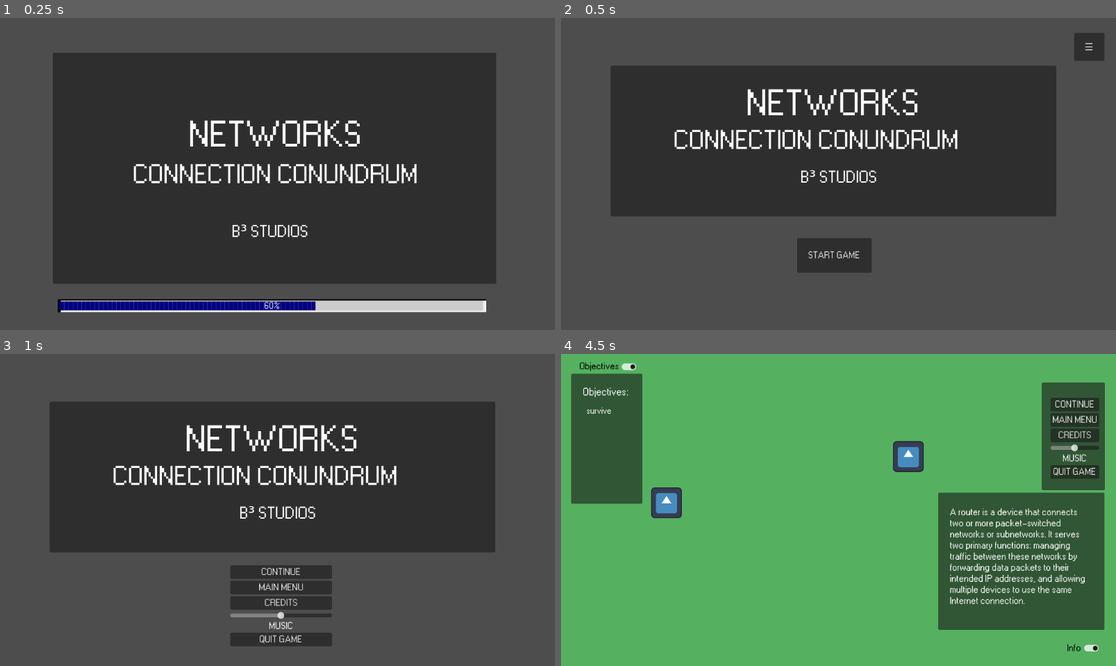
Above: before the commit, frames 1-4 (two rows, left to right).
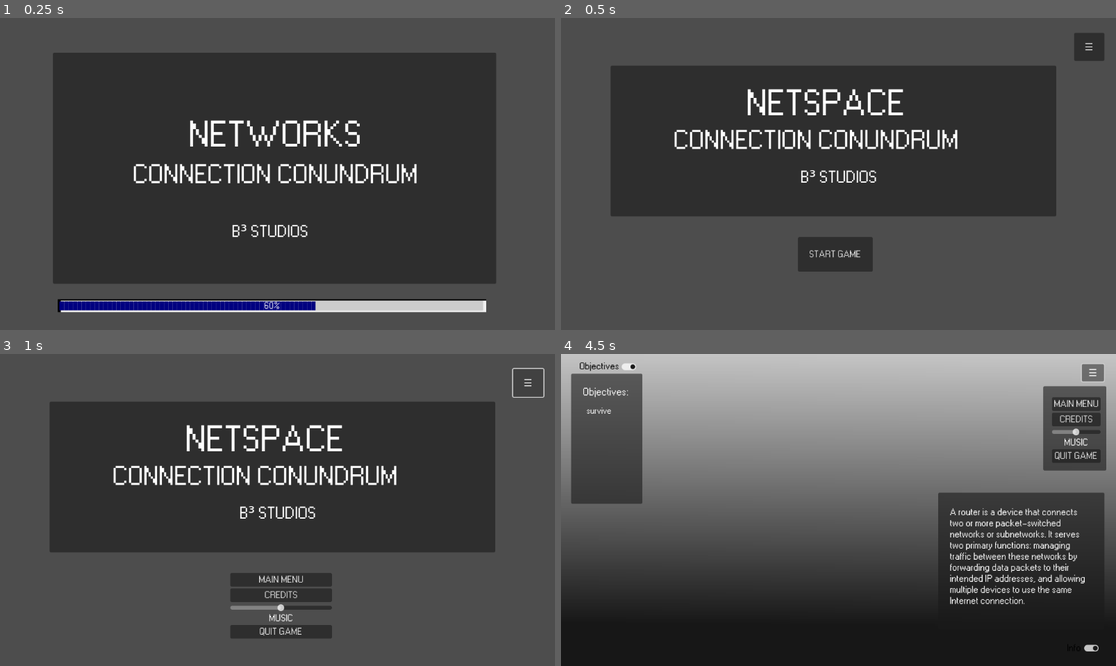
Above: after the commit, the same moments.

Repository: BcubeStudios/Netspace-Game
Game: Godot game, scene res://screens/opening.tscn
Two runs of this game, one before a commit and one after it. Both use one fixed random seed, a clock stepped at 60 frames per second and the inputs below. The engine's default icon, where the game draws it, is replaced by a stand-in: a white triangle on a blue panel in a dark square.
Inputs (mouse positions are in pixels of both pictures, inside the frame that each line leads up to):
- Up to frame 1 (0.25 s): no input
- Up to frame 2 (0.5 s): no input
- Up to frame 3 (1 s): click "☰" at 0.5 s
- Up to frame 4 (4.5 s): click "MAIN MENU" at 1.25 s; click "START GAME" at 2 s; tap Enter at 2.75 s; move the mouse to (960, 494) at 2.77 s; click (960, 494) at 2.92 s; tap Space at 3.5 s; move the mouse to (727, 525) at 3.52 s; click (727, 525) at 3.67 s; click "☰" at 4.25 s

Frame 1 is identical in both runs. In frame 2, 1.1% of the frame differs, in the area x 42-65%, y 22-82%; in frame 3, 3.4%; in frame 4, 96%, in the area x 0-100%, y 0-100%.

Commit message:
simple alterations

Diff:
--- a/GodotWorkspace/screens/demo_level.tscn
+++ b/GodotWorkspace/screens/demo_level.tscn
@@ -7,6 +7,14 @@
 [ext_resource type="AudioStream" uid="uid://bar8iv8kegwxm" path="res://music/Free Game Soundtrack by chiphead64 - (hurry up).ogg" id="3_ruto6"]
 
 [sub_resource type="StyleBoxFlat" id="StyleBoxFlat_yw0v8"]
+
+[sub_resource type="Gradient" id="Gradient_0q1oc"]
+colors = PackedColorArray(0, 0, 0, 0.705882, 1, 1, 1, 0.705882)
+
+[sub_resource type="GradientTexture2D" id="GradientTexture2D_setfy"]
+gradient = SubResource("Gradient_0q1oc")
+fill_from = Vector2(0.53211, 0.830275)
+fill_to = Vector2(0.541284, 0)
 
 [node name="demo_level" type="Node2D"]
 script = ExtResource("1_j08t0")
@@ -24,6 +32,12 @@
 stream = ExtResource("3_ruto6")
 autoplay = true
 
+[node name="overlay" type="Sprite2D" parent="."]
+visible = false
+position = Vector2(568, 334.5)
+scale = Vector2(18.875, 11.1094)
+texture = SubResource("GradientTexture2D_setfy")
+
 [node name="HUD" type="Control" parent="."]
 layout_mode = 3
 anchors_preset = 0
@@ -40,12 +54,11 @@
 text = "☰"
 
 [node name="settingPanel" type="Panel" parent="HUD"]
-visible = false
 layout_mode = 0
-offset_left = 998.0
-offset_top = 59.0
-offset_right = 1129.0
-offset_bottom = 283.0
+offset_left = 1001.0
+offset_top = 67.0
+offset_right = 1132.0
+offset_bottom = 242.0
 
 [node name="SettingsMenu" parent="HUD/settingPanel" instance=ExtResource("2_1ps50")]
 layout_mode = 1
--- a/GodotWorkspace/screens/settings_menu.tscn
+++ b/GodotWorkspace/screens/settings_menu.tscn
@@ -34,12 +34,6 @@
 layout_mode = 2
 size_flags_vertical = 4
 
-[node name="ContinueButton" type="Button" parent="MarginContainer/VBoxContainer"]
-layout_mode = 2
-theme = ExtResource("2_n5gra")
-theme_override_font_sizes/font_size = 20
-text = "CONTINUE"
-
 [node name="MainMenuButton" type="Button" parent="MarginContainer/VBoxContainer"]
 layout_mode = 2
 theme = ExtResource("2_n5gra")
@@ -71,7 +65,6 @@
 theme_override_font_sizes/font_size = 20
 text = "QUIT GAME"
 
-[connection signal="pressed" from="MarginContainer/VBoxContainer/ContinueButton" to="." method="_on_continue_button_pressed"]
 [connection signal="pressed" from="MarginContainer/VBoxContainer/MainMenuButton" to="." method="_on_exit_button_pressed"]
 [connection signal="pressed" from="MarginContainer/VBoxContainer/CreditsButton" to="." method="_on_credits_button_pressed"]
 [connection signal="value_changed" from="MarginContainer/VBoxContainer/MusicSlider" to="." method="_on_music_slider_value_changed"]
--- a/GodotWorkspace/screens/title_screen.tscn
+++ b/GodotWorkspace/screens/title_screen.tscn
@@ -71,7 +71,7 @@
 offset_bottom = 142.0
 theme = ExtResource("2_a67m6")
 theme_override_font_sizes/font_size = 75
-text = "NETWORKS
+text = "NETSPACE
 "
 
 [node name="subtitleLabel" type="Label" parent="mainPanel"]
@@ -124,27 +124,27 @@
 anchor_top = 0.5
 anchor_right = 0.5
 anchor_bottom = 0.5
-offset_left = -87.5
-offset_top = 131.0
-offset_right = 67.5
-offset_bottom = 203.0
+offset_left = -85.5
+offset_top = 129.0
+offset_right = 69.5
+offset_bottom = 201.0
 grow_horizontal = 2
 grow_vertical = 2
 theme = ExtResource("2_a67m6")
 text = "START GAME"
 icon_alignment = 1
 
-[node name="SettingsButton" type="Button" parent="NormalMenu"]
+[node name="SettingsButton" type="Button" parent="."]
 layout_mode = 1
 anchors_preset = -1
 anchor_left = 0.5
 anchor_top = 0.608
 anchor_right = 0.5
 anchor_bottom = 0.608
-offset_left = 487.5
-offset_top = -364.768
-offset_right = 550.5
-offset_bottom = -306.768
+offset_left = 489.0
+offset_top = -362.984
+offset_right = 552.0
+offset_bottom = -304.984
 grow_horizontal = 2
 grow_vertical = 0
 theme = ExtResource("2_a67m6")
@@ -152,4 +152,4 @@
 icon_alignment = 1
 
 [connection signal="pressed" from="NormalMenu/StartButton" to="." method="_on_start_button_pressed"]
-[connection signal="pressed" from="NormalMenu/SettingsButton" to="." method="_on_settings_button_pressed"]
+[connection signal="pressed" from="SettingsButton" to="." method="_on_settings_button_pressed"]
--- a/GodotWorkspace/scripts/demo_level.gd
+++ b/GodotWorkspace/scripts/demo_level.gd
@@ -13,18 +13,18 @@
 
 
 func settingsMenu():
-	var settings_menu = $HUD/settingPanel/SettingsMenu
 	var setting_panel = $HUD/settingPanel
-	var settings_button = $HUD/settingButton
+	var overlay = $overlay
+	var level = $backgroundPanel
 	if setting_on:
-		settings_menu.hide()
 		setting_panel.hide()
-		settings_button.show()
+		overlay.hide()
+		level.show()
 		Engine.time_scale = 1
 	else :
-		settings_button.hide()
 		setting_panel.show()
-		settings_menu.show()
+		overlay.show()
+		level.hide()
 		Engine.time_scale = 0
 	setting_on = !setting_on
 pass
--- a/GodotWorkspace/scripts/settings_menu.gd
+++ b/GodotWorkspace/scripts/settings_menu.gd
@@ -1,7 +1,5 @@
 extends Control
 
-
-@onready var main = $"../"
 @onready var musicSlider = $MarginContainer/VBoxContainer/MusicSlider
 
 # Called when the node enters the scene tree for the first time.
@@ -17,17 +15,10 @@
 	get_tree().change_scene_to_file("res://screens/credits_screen.tscn")
 	pass # Replace with function body.
 
-
 #quits game entirely
 func _on_quit_button_pressed():
 	get_tree().quit()
 
-
-#coninues back to where it was
-func _on_continue_button_pressed():
-	main.settingsMenu()
-
-
 #changes volume of music
 func _on_music_slider_value_changed(value):
 	AudioServer.set_bus_volume_db(AudioServer.get_bus_index("Master"), value - 35)
Not shown: 1 places in GodotWorkspace/screens/demo_level.tscn that only renumber resources
